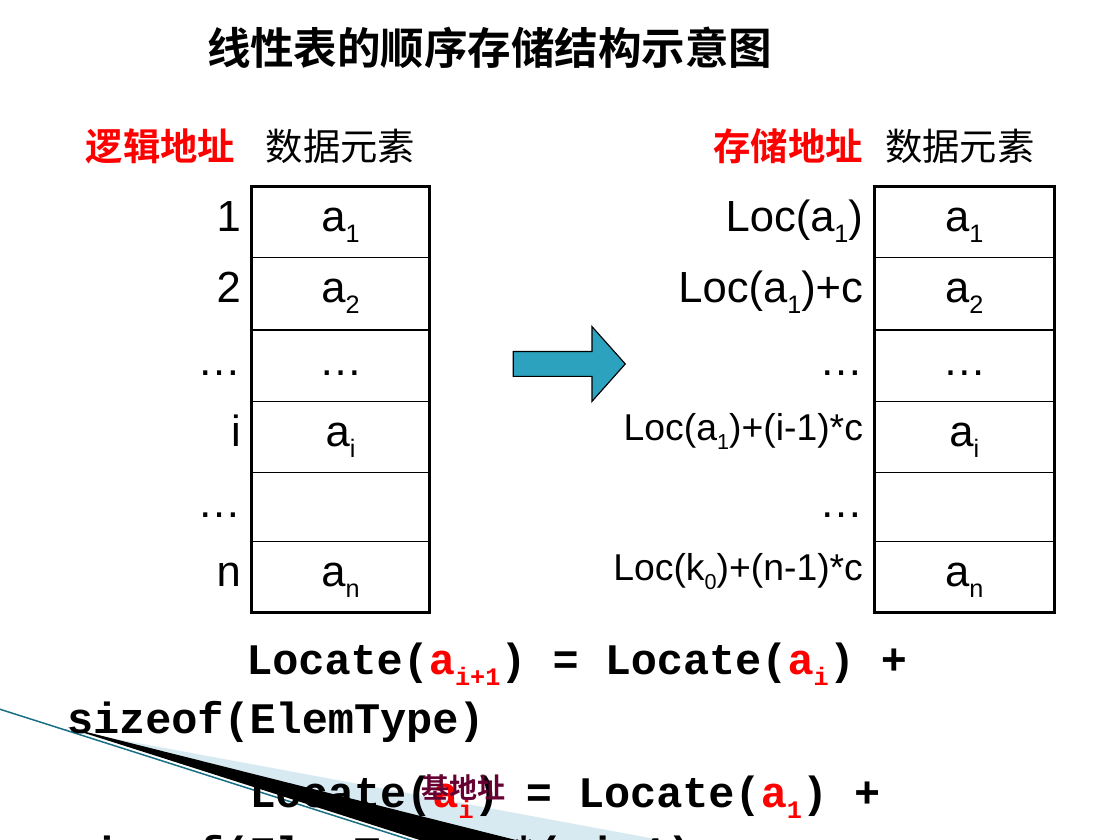
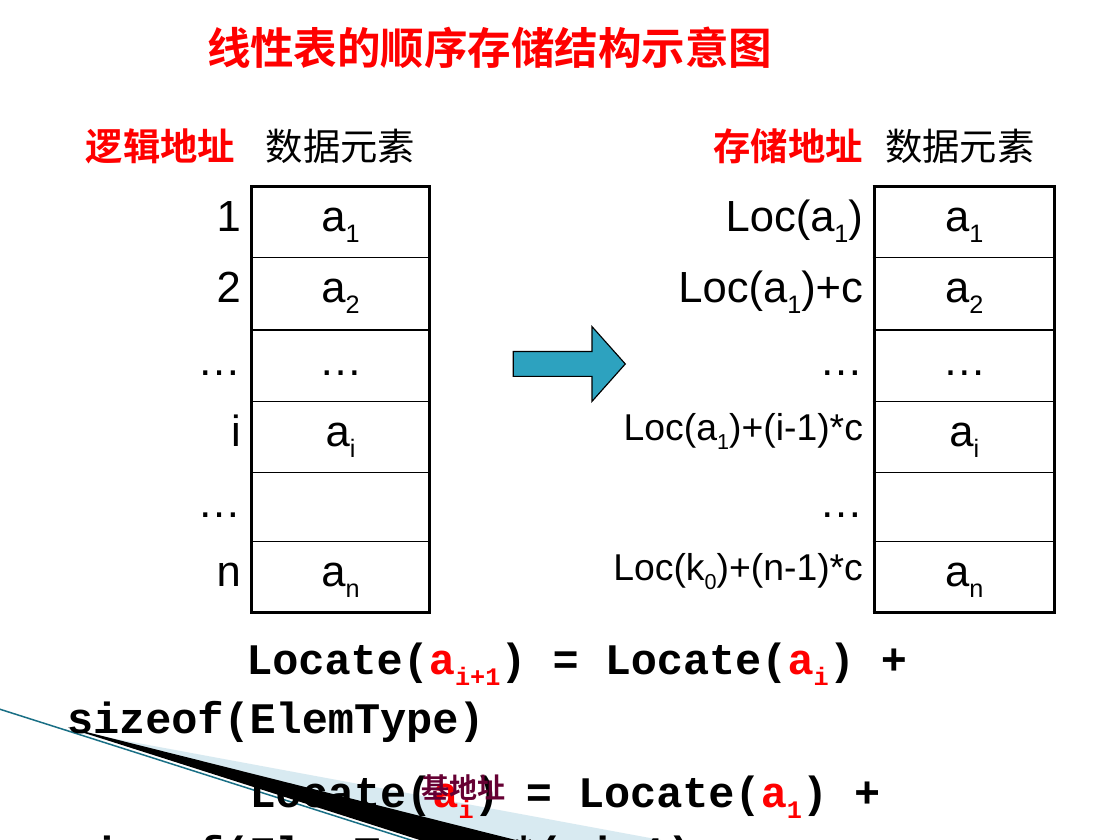
Before and after one commit to scpcddk/Learning-Notes, a slide deck: slide 40 of 算法/数据结构与算法/课件/第二章+线性表.pptx. Drawn at 1120x840 pixels with LibreOffice and Linux fonts; fonts in the diff are those of the drawing. Boxes give left, top, right and bottom in pixels: in the first picture for what was removed or moved away, otherwise in the second. Text is boxed around its words. In the diff, an @@ line names an element or a change of style, - is before the commit and + after.

```diff
--- a/算法/数据结构与算法/课件/第二章+线性表.pptx
+++ b/算法/数据结构与算法/课件/第二章+线性表.pptx
@@ title "线性表的顺序存储结构示意图" at box(207, 26, 772, 68): text colour #000000 to #FF0000 @@
```
Also in this commit, not shown: 1 other slide changed, 5 other files.
